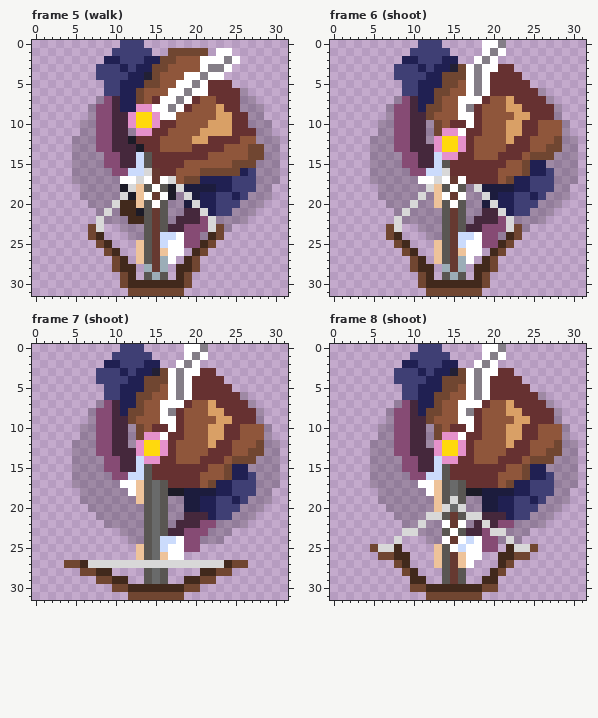
Edited in one commit: pixel-art file (Assets/Sprites/HuntressAsterSprite.ase). That is the earlier state.
32x32 pixels, 15 frames. Colours within 5 levels of each other are drawn and written as one. Shown: frame 5 (walk), frame 6 (shoot), frame 7 (shoot), frame 8 (shoot). The commit also changed other frames, which this record leaves out.
The result:
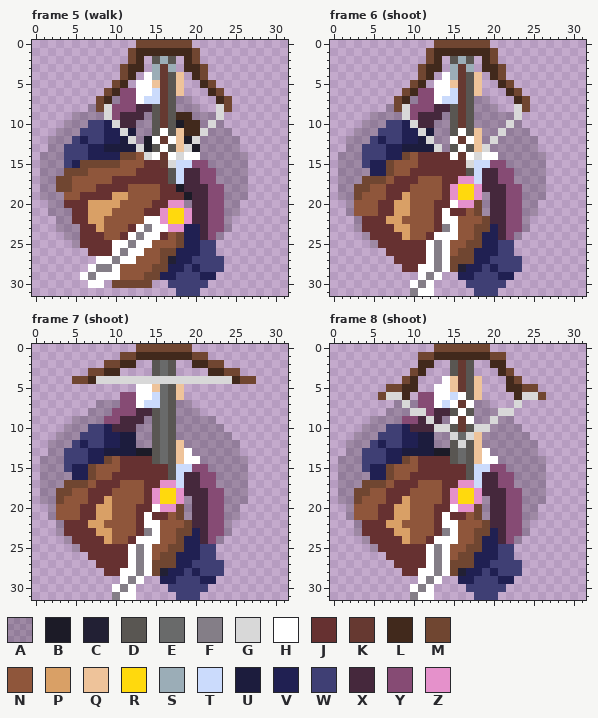
Palette (. is transparent): A #00000032  B #1c1b27  C #222034  D #595652  E #696a6a  F #847e87  G #d8d8d8  H #ffffff  J #663131  K #663931  L #41291c  M #704631  N #8f563b  P #d9a066  Q #eec39a  R #ffd90d  S #9badb7  T #cbdbfc  U #1c1c3d  V #202052  W #3f3f74  X #45283c  Y #864b74  Z #e591cb
Difference:
Changed rows in their new state; - is an unchanged pixel.
Frame 5 (walk):
first column x 1:
 0 ----------..MMMMMMM-----------
 1 ---------..MLLLLLLL-.-..------
 2 --------...ML.DSD.LM.....-----
 3 -------...MLL.SKS.LLM...------
 4 -------...ML.HSKDQ.LM..-------
 5 --------.ML.HHQKDQ..LM..------
 6 --------MLYYHHTKDQ...LM...----
 7 -------MLAYYHTTKDAA...LM...---
 8 -------MGYYYXXDKDAAA..GM....--
 9 ----AA-AGY-XXADKDLLAAAG.....--
10 ---AA-WWVG-XAADKDBLLAGA......-
11 --AAAWWWVVGUAADHDQLLGAAA.....-
12 -AAAWVWWVVUGABHKHQBGAAAAA.....
13 -AAWWWVVUUUUGBDHDQGBAAAAA.....
14 AAAWWWVVVVMMNGHKHGHHAAAAAA....
15 AAAWVMMMMMNNNJ-KGTTYYAAAAA....
16 AAAMMMNNNNNNJJJ-DTXXYYAAAA....
17 AAMMNNNNNJJJJJJJDTXXYYAAAA....
18 AAMMNNNJJJJNNNNJJBXXXYYAAA...-
19 AAANNJJJJPPNNNNJJJBXXYYAAA...-
20 -AAJJJPPPPNNNNJJZZAXXYYAA...--
21 -AAAJJPPPNNNNJJZRRZ-XYYA-..---
22 --AAJJPPNNNNNHHZRRZ-XYY-..----
23 --AAAJJPNNNJHFHHZZVVXYY-------
24 ---AAJJJNNJHFHHJNMVVXYA-------
25 ----AJJJJHHFHHNNNMVVWW--------
26 ------JJJHFHHNNMMVVVWW--------
27 -------HHFHHNNNMCVVWWWW-------
28 ------HFFHNNNNMMVVWVWWW-------
29 -----HFHHHNNNMMVVWWWVV--------
30 ------HH-M-MMM..WWWWW---------
31 -----------......WWW----------
Frame 6 (shoot):
first column x 1:
 0 ----------..MMMMMMM..---------
 1 ---------..MLLLLLLLM.---------
 2 --------...ML.DSD.LM----------
 3 -------...MLL.SKS.LLM.--------
 4 -------...ML.HSKDQ.LM..-------
 5 --------.ML.HHQKDQ..LM..------
 6 --------MLYYHHTKDQ...LM...----
 7 -------MLAYYHTTKDAA...LM...---
 8 -------MGYYYXXDKDAAA..GM....--
 9 ----AA-AGY-XXADKDAAAAAG.....--
10 ---AA-WWVG-XAADKDAAAAGA......-
11 --AAAWWWVVGUAAD-DQAAGAAA.....-
12 -AAAWVWWVVUGAAHKHQAGAAAAA.....
13 -AAWWWVVUUUUGADHDQGAAAAAA.....
14 AAAWWWVVMNJJJJHKHGHHAAAAAA....
15 AAAWVVMNNNJJJJ--GTTYYAAAAA....
16 AAAAVVMNNJJJJJ--DTXXYYAAAA....
17 AAAMMMNJJJNNNJJZZTXXYYAAAA....
18 AAMMNNJJJNNNNJZRRZXXXYYAAA...-
19 AAMNNNJJPNNNNJZRRZAXXYYAAA...-
20 -ANNNJJPPNNNJJ-ZZMAXXYYAA...--
21 -ANNNJJPPNNNJHJJNMA-XYYA-..---
22 --AJJJPPNNNNJHHNNNM-XYY-..----
23 --AJJJJPPNNNJFHNNMMVXYY-------
24 ---AJJJJPNNJHHHNNMVVXYA-------
25 ----AJJJJJJHFHNNMMVVWW--------
26 ------JJJJJHFHNMMVVVWW--------
27 -------JJJJHFHMMMVVWWWW-------
28 --------JJHHFHMCVVWVWWW-------
29 ----------HFH..VVWWWVV--------
30 ---------HFH....WWWWW---------
31 ---------FHH.....WWW----------
Frame 7 (shoot):
first column x 1:
 0 ----------..MMMMMMM..---------
 1 ---------.MMLLLLLLLMM---------
 2 --------MMLL..DED..LLMM-------
 3 ------MMLL....DED....LLMM-----
 4 ----MMLGGGGGGGGGGGGGGGGGLMM---
 5 --------....HHQEDQ......------
 6 --------..YYHHTEDQ........----
 7 --------AAYYHTTEDAA........---
 8 -------AAYYYXXDEDAAA........--
 9 ----AA-A-Y-XXADEDAAAAA......--
10 ---AA-WWV--XAADEDAAAAAA......-
11 --AAAWWWVVUUAADEDAAAAAAA.....-
12 -AAAWVWWVVUUAADEDQAAAAAAA.....
13 -AAWWWVVUUUUBBDEDQHAAAAAA.....
14 AAAWWWVVMNJJJJDEDQHHAAAAAA....
15 AAAWVVMNNNJJJJ--DTTYYAAAAA....
16 AAAAVVMNNJJJJJ--DTXXYYAAAA....
17 AAAMMMNJJJNNNJJZZTXXYYAAAA....
18 AAMMNNJJJNNNNJZRRZXXXYYAAA...-
19 AAMNNNJJPNNNNJZRRZAXXYYAAA...-
20 -ANNNJJPPNNNJJHZZMAXXYYAA...--
21 -ANNNJJPPNNNJHJJNMA--YYA-..---
22 --AJJJPPNNNNJHHNNNM-X-Y-..----
23 --AJJJJPPNNNJFHNNMMVXYY-------
24 ---AJJJJPNNJHHHNNMVVXY--------
25 ----AJJJJJJHFHNNMMVVWW--------
26 ------JJJJJHFHNMMVVVWW--------
27 ---....JJJJHFHMMMVVWWWW...----
28 -----...JJHHFHMCVVWVWWW.------
29 -------...HFH..VVWWWVV--------
30 ---------HFH....WWWWW---------
31 ---------FHH.....WWW----------
Frame 8 (shoot):
first column x 1:
 0 ----------..MMMMMMM..---------
 1 ---------.MMLLLLLLLMM---------
 2 --------..LL..DKD..LL---------
 3 -------..ML...DKD...LM--------
 4 -------.ML...HQKDQ...LM-------
 5 ------MMLL..HHQKDQ...LLMM-----
 6 -----MGGL.YYHHTHDQ....LGGM----
 7 --------GAYYHTHK-AA...G....---
 8 -------AAGGYXXD-DAAAGG......--
 9 ----AA-A-Y-GXAHK-AAGAA......--
10 ---AA-WWV--XGGDKDGGAAAA......-
11 --AAAWWWVVUUAAGEGQAAAAAA.....-
12 -AAAWVWWVVUUAADGDQAAAAAAA.....
13 -AAWWWVVUUUUBBDEDQHAAAAAA.....
14 AAAWWWVVMNJJJJDEDQHHAAAAAA....
15 AAAWVVMNNNJJJJ--DTTYYAAAAA....
16 AAAAVVMNNJJJJJ--DTXXYYAAAA....
17 AAAMMMNJJJNNNJJZZTXXYYAAAA....
18 AAMMNNJJJNNNNJZRRZXXXYYAAA...-
19 AAMNNNJJPNNNNJZRRZAXXYYAAA...-
20 -ANNNJJPPNNNJJHZZMAXXYYAA...--
21 -ANNNJJPPNNNJHJJNMA--YYA-..---
22 --AJJJPPNNNNJ-HNNNM-X-Y-..----
23 --AJJJJPPNNNJF-NNMMVXYY-------
24 ---AJJJJPNNJH-HNNMVVXY--------
25 ----AJJJJJJHFHNNMMVVWW...-----
26 -----.JJJJJHFHNMMVVVWW..------
27 -------JJJJHFHMMMVVWWWW-------
28 --------JJHHFHMCVVWVWWW-------
29 ---------.HFH..VVWWWVV--------
30 ---------HFH....WWWWW---------
31 ---------FHH.....WWW----------
